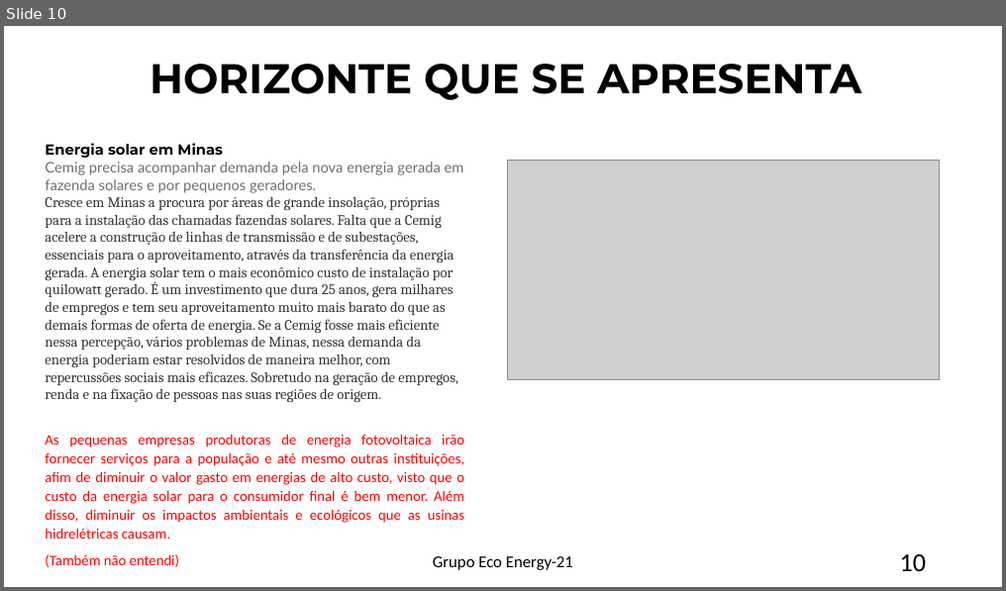
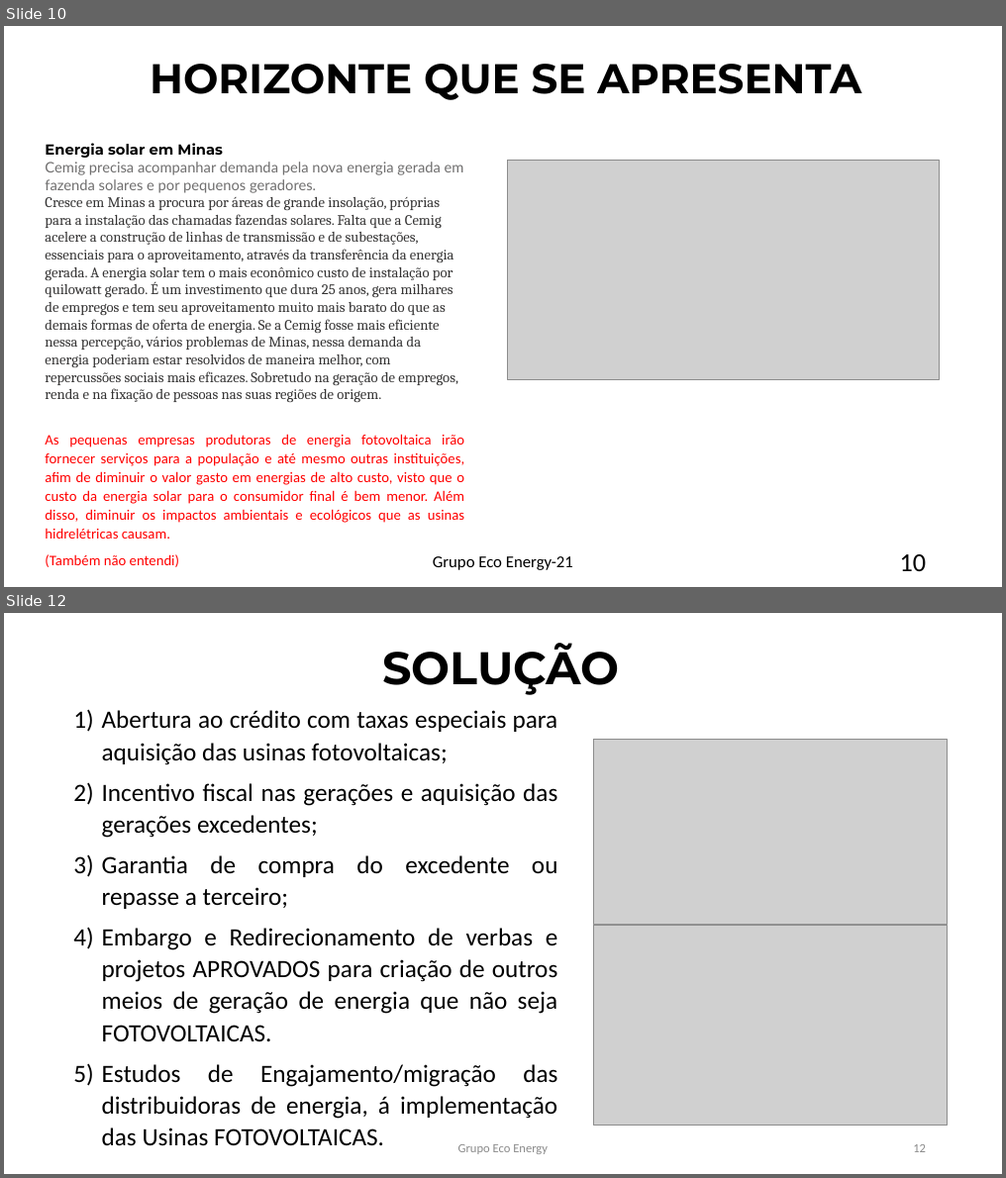
Before and after one commit to sudariogoncalves/ECO-Energy-21-, a slide deck: Projeto Eco-Energy 21.pptx. Shown one above the other, each under a label of ours: slide 10 before the commit, slides 10 and 12 after it; the slides between them are not shown. The pictures are 1006x591 and 1006x1178 pixels, drawn with LibreOffice and Linux fonts; fonts in the diff are those of the drawing; grey boxes stand for pictures. Boxes give left, top, right and bottom in pixels: in the first picture for what was removed or moved away, otherwise in the second. Text is boxed around its words. In the diff, an @@ line names an element or a change of style, - is before the commit and + after.

Commit message:
Projeto Eco-Energy 21 Atualização

```diff
--- a/Projeto Eco-Energy 21.pptx
+++ b/Projeto Eco-Energy 21.pptx
@@ slide 12 added at <box>4,613,1002,1174</box>, background #FFFFFF @@
@@ text added at <box>382,643,620,695</box>, 44 pt, text #000000, bold @@
+SOLUÇÃO
@@ text added at <box>102,710,558,1147</box>, 24 pt, text #000000 @@
+1) Abertura ao crédito com taxas especiais para aquisição das usinas fotovoltaicas;
+2) Incentivo fiscal nas gerações e aquisição das gerações excedentes;
+3) Garantia de compra do excedente ou repasse a terceiro;
+4) Embargo e Redirecionamento de verbas e projetos APROVADOS para criação de outros meios de geração de energia que não seja FOTOVOLTAICAS.
+5) Estudos de Engajamento/migração das distribuidoras de energia, á implementação das Usinas FOTOVOLTAICAS.
@@ picture added at <box>594,740,947,925</box> @@
@@ picture added at <box>594,925,947,1126</box> @@
@@ text added at <box>458,1145,548,1155</box>, 12 pt, text #8C8C8C @@
+Grupo Eco Energy
@@ page number added at <box>913,1145,926,1153</box>, 12 pt, text #8C8C8C @@
+12
```
Also in this commit, not shown: 7 slides changed, 1 other slide added, 1 slide removed.
